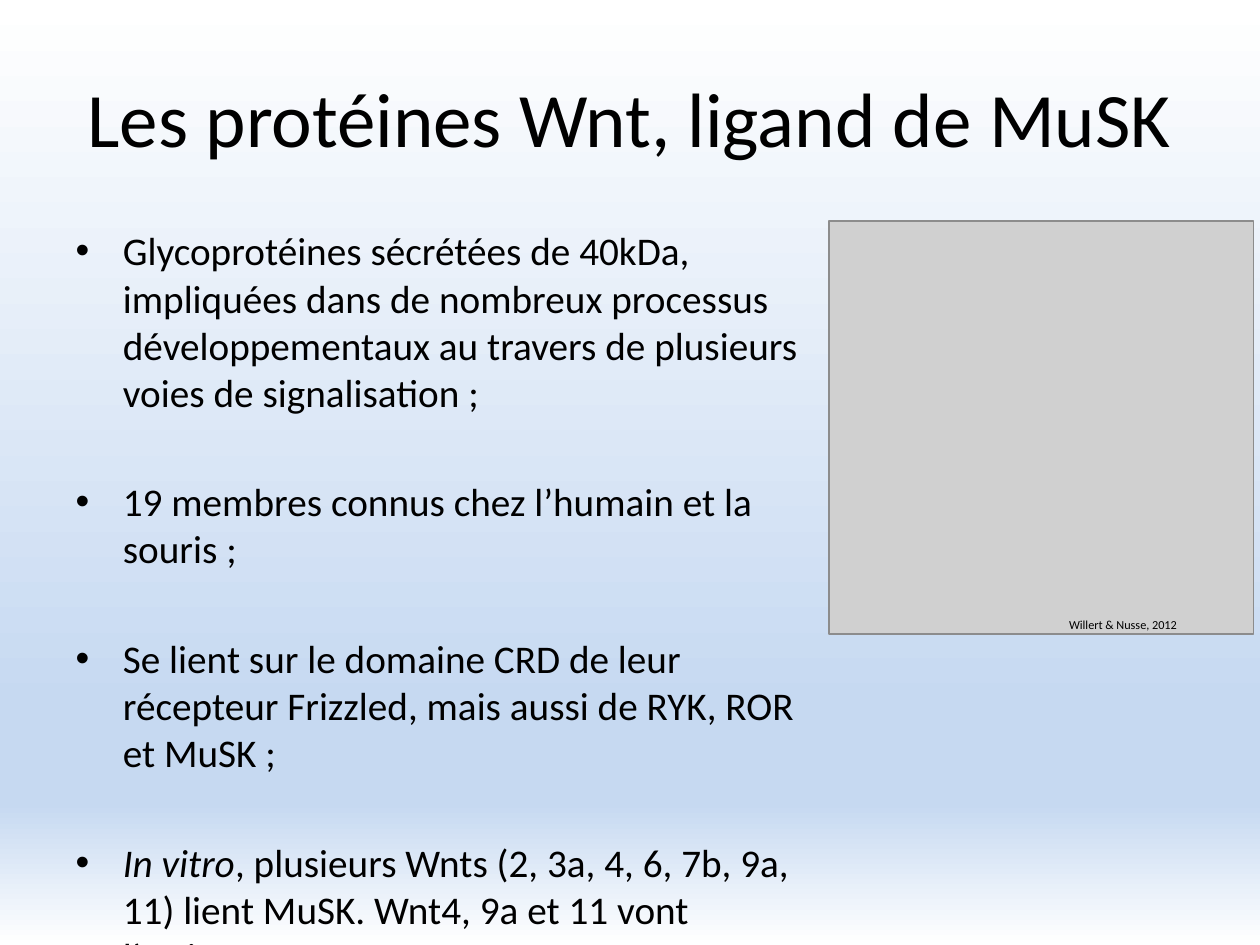
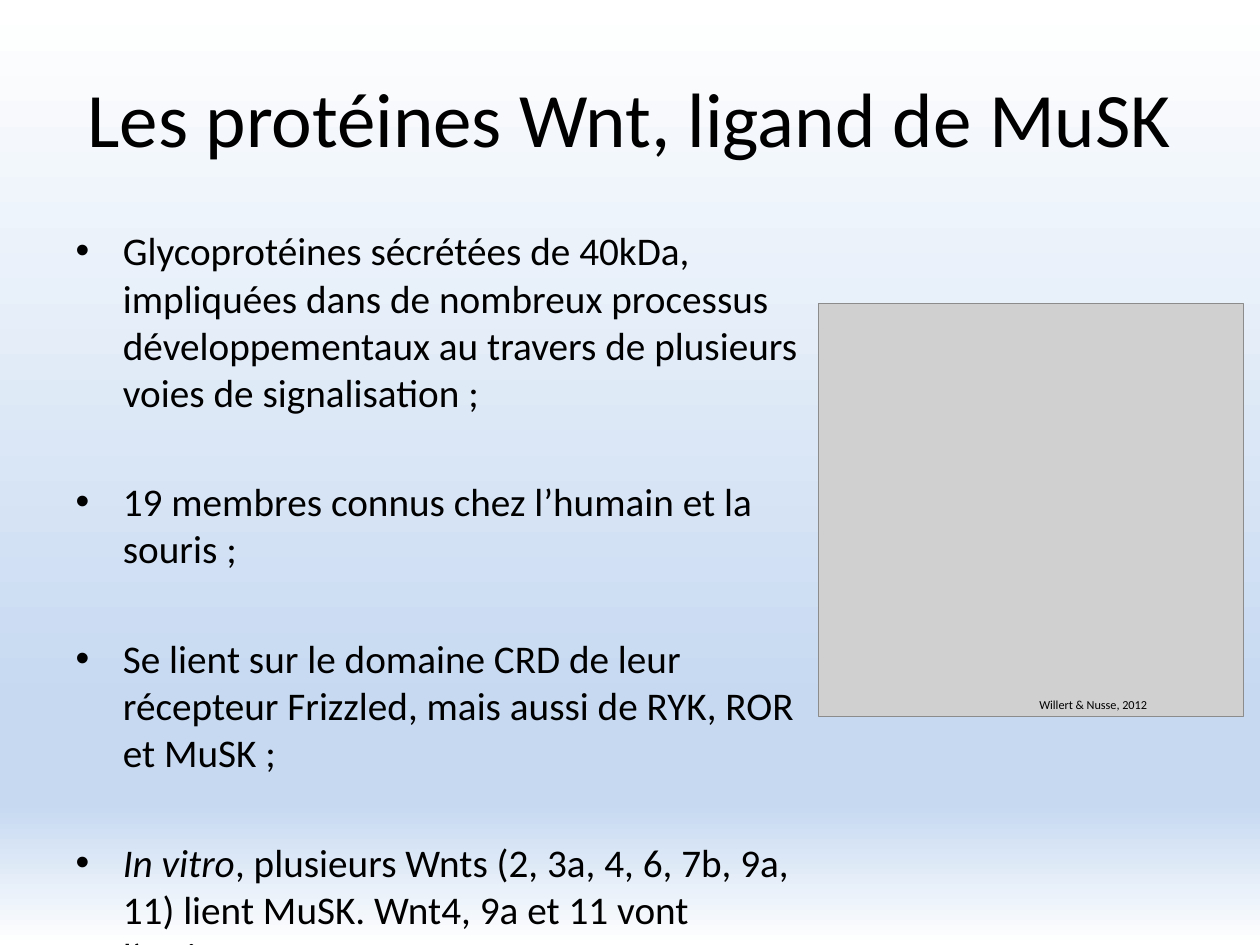
Before and after one commit to FlorentKl/rapport-m2, a slide deck: slide 3 of Présentation Oral.pptx. Drawn at 1260x945 pixels with LibreOffice and Linux fonts; fonts in the diff are those of the drawing; grey boxes stand for pictures. Boxes give left, top, right and bottom in pixels: in the first picture for what was removed or moved away, otherwise in the second. Text is boxed around its words. In the diff, an @@ line names an element or a change of style, - is before the commit and + after.

```diff
--- a/Présentation Oral.pptx
+++ b/Présentation Oral.pptx
@@ picture: place and size @@
-picture at box(829, 220, 1254, 634)
+picture at box(819, 304, 1244, 717)
@@ text "Willert & Nusse, 2012": place and size @@
-text "Willert & Nusse, 2012" at box(1069, 620, 1177, 631)
+text "Willert & Nusse, 2012" at box(1039, 700, 1147, 711)
```
Also in this commit, not shown: 1 other slide changed.
